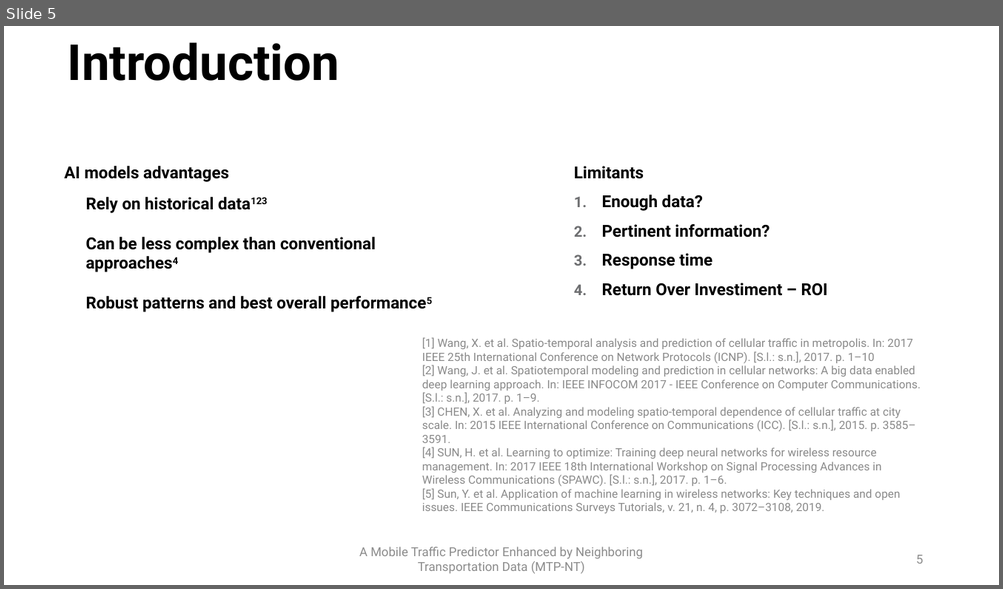
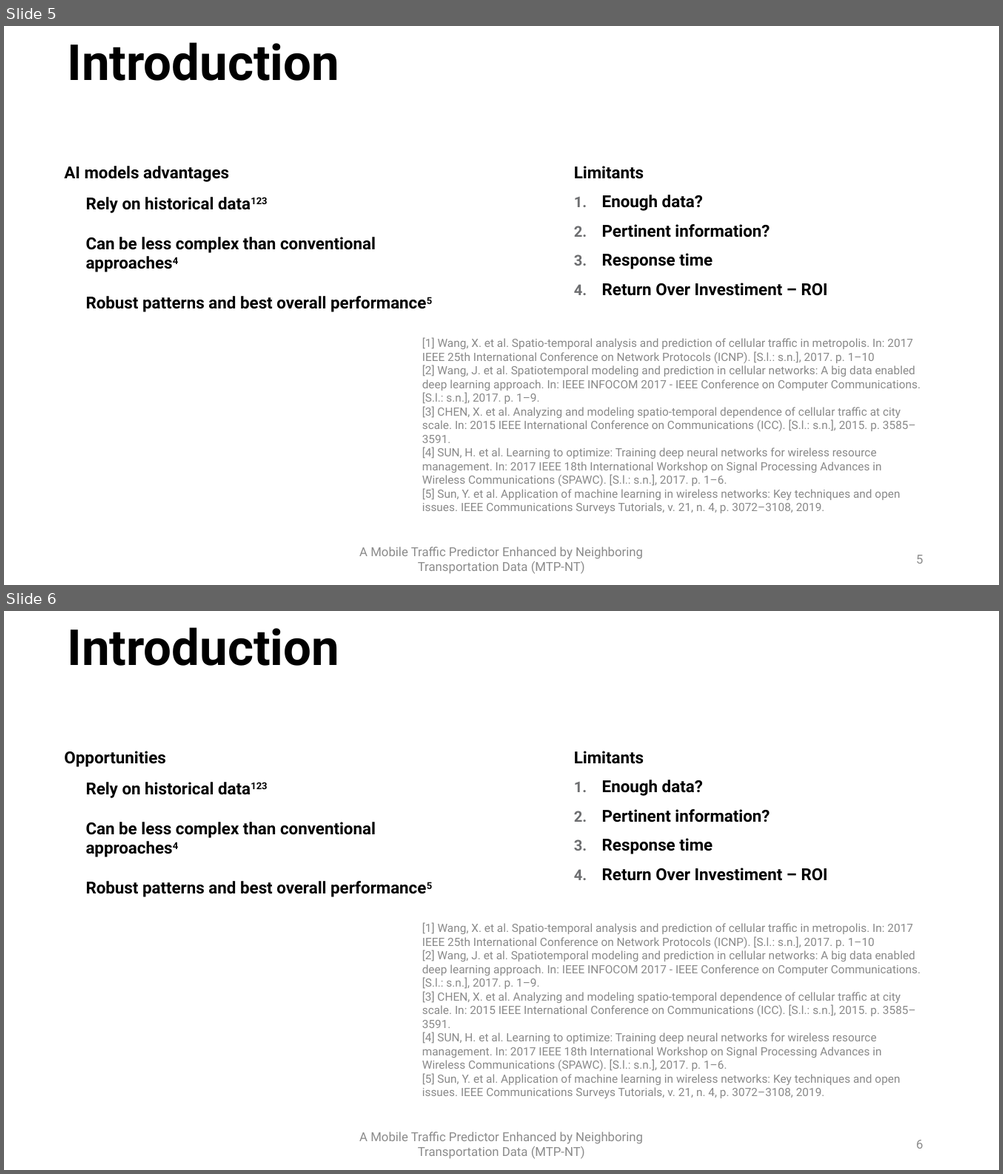
Before and after one commit to PatrickLdA/milan-telecom-analysis, a slide deck: defesa.pptx. Shown one above the other, each under a label of ours: slide 5 before the commit, slides 5 and 6 after it. The pictures are 1003x589 and 1003x1174 pixels, drawn with LibreOffice and Linux fonts; fonts in the diff are those of the drawing. Boxes give left, top, right and bottom in pixels: in the first picture for what was removed or moved away, otherwise in the second. Text is boxed around its words. In the diff, an @@ line names an element or a change of style, - is before the commit and + after.

```diff
--- a/defesa.pptx
+++ b/defesa.pptx
@@ slide 6 added at box(4, 611, 999, 1170), background #FFFFFF @@
@@ text added at box(67, 627, 339, 666), 48 pt, text #000000, bold @@
+Introduction
@@ text added at box(64, 751, 165, 767), 16 pt, text #000000, bold @@
+Opportunities
@@ text added at box(574, 751, 828, 881), 16 pt, text #000000, bold @@
+Limitants
+1. Enough data?
+2. Pertinent information?
+3. Response time
+4. Return Over Investiment – ROI
@@ text added at box(86, 782, 375, 897), 16 pt, text #000000, bold @@
+Rely on historical data123
+Can be less complex than conventional approaches4
+Robust patterns and best overall performance5
@@ text added at box(422, 923, 920, 1099), 11 pt, text #898989 @@
+[1] Wang, X. et al. Spatio-temporal analysis and prediction of cellular traffic in metropolis. In: 2017 IEEE 25th International Conference on Network Protocols (ICNP). [S.l.: s.n.], 2017. p. 1–10
+[2] Wang, J. et al. Spatiotemporal modeling and prediction in cellular networks: A big data enabled deep learning approach. In: IEEE INFOCOM 2017 - IEEE Conference on Computer Communications. [S.l.: s.n.], 2017. p. 1–9.
+[3] CHEN, X. et al. Analyzing and modeling spatio-temporal dependence of cellular traffic at city scale. In: 2015 IEEE International Conference on Communications (ICC). [S.l.: s.n.], 2015. p. 3585–3591.
+[4] SUN, H. et al. Learning to optimize: Training deep neural networks for wireless resource management. In: 2017 IEEE 18th International Workshop on Signal Processing Advances in Wireless Communications (SPAWC). [S.l.: s.n.], 2017. p. 1–6.
+[5] Sun, Y. et al. Application of machine learning in wireless networks: Key techniques and open issues. IEEE Communications Surveys Tutorials, v. 21, n. 4, p. 3072–3108, 2019.
@@ text added at box(359, 1132, 643, 1159), 12 pt, text #8C8C8C @@
+A Mobile Traffic Predictor Enhanced by Neighboring Transportation Data (MTP-NT)
@@ page number added at box(916, 1140, 922, 1149), 12 pt, text #8C8C8C @@
+6
```
Also in this commit, not shown: 1 slide changed, 4 other slides added.
